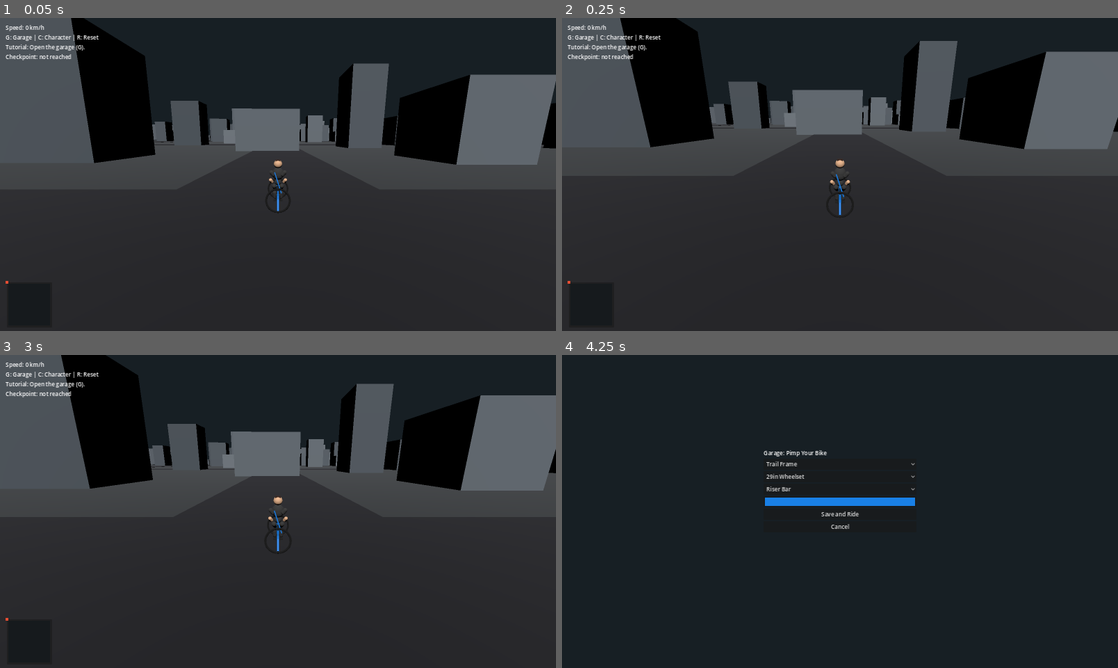
Above: before the commit, frames 1-4 (two rows, left to right).
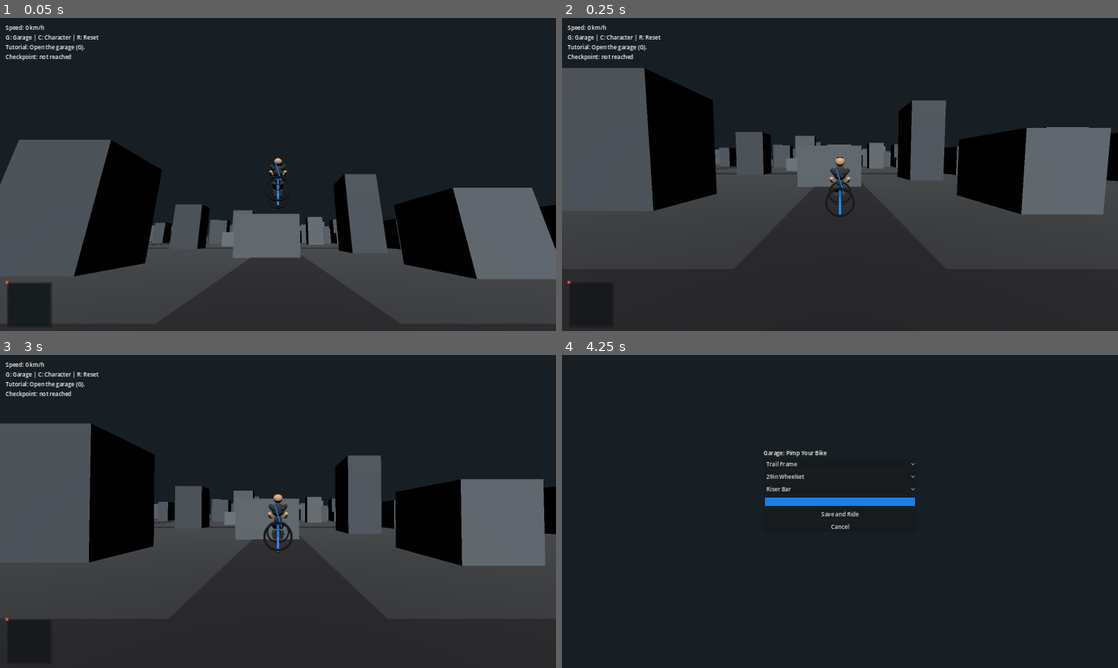
Above: after the commit, the same moments.

Repository: schumannd/bikesim
Game: Godot game, scene res://scenes/Main.tscn
The game is run twice, just before and just after one commit, with the same random seed, the same clock (stepped at 60 frames per second) and the same inputs.
Inputs:
- Up to frame 1 (0.05 s): no input
- Up to frame 2 (0.25 s): no input
- Up to frame 3 (3 s): hold D (steer_right) 0.53-1.25 s; tap C (open_character_customization) at 0.6 s; click "Casual" at 1.25 s; click "Short" at 2 s; click "Cancel" at 2.75 s
- Up to frame 4 (4.25 s): hold Space (brake) from 3.53 s (still down); tap G (open_garage) at 3.6 s

The runs differ from the first frame. In frame 1, 62% of the frame differs, in the area x 0-100%, y 0-96%; in frame 2, 34%; in frame 3, 41%; in frame 4, nothing differs.

Commit message:
Harden anti-fall behavior with ground clamp and recovery reset.
Expand the moving safety collider to a much larger ground-level support area and add a low-Y recovery reset in bike physics so the player cannot fall indefinitely even under extreme streaming edge cases.

Co-authored-by: Cursor <cursoragent@cursor.com>

Diff:
--- a/scripts/BikeController.gd
+++ b/scripts/BikeController.gd
@@ -8,6 +8,7 @@
 
 var speed: float = 0.0
 var reset_position: Vector3 = Vector3(0, 1.2, 0)
+var hard_floor_recover_y: float = -12.0
 
 func _physics_process(delta: float) -> void:
 	var throttle := Input.get_action_strength("move_forward") - Input.get_action_strength("move_backward")
@@ -25,6 +26,11 @@
 	velocity.z = forward.z * speed
 	velocity.y -= gravity * delta
 	move_and_slide()
+	if global_position.y < hard_floor_recover_y:
+		# Final fail-safe in case physics ever slips through streamed terrain.
+		global_position = reset_position + Vector3.UP * 0.6
+		velocity = Vector3.ZERO
+		speed = 0.0
 
 	if Input.is_action_just_pressed("quick_reset"):
 		global_position = reset_position
--- a/scripts/ProceduralCity.gd
+++ b/scripts/ProceduralCity.gd
@@ -5,7 +5,7 @@
 @export var load_radius: int = 4
 @export var unload_radius: int = 6
 @export var look_ahead_seconds: float = 3.0
-@export var safety_ground_size: float = 280.0
+@export var safety_ground_size: float = 2000.0
 
 var _loaded_chunks: Dictionary = {}
 var _bike: Node3D
@@ -186,7 +186,7 @@
 
 	var shape_node := CollisionShape3D.new()
 	var shape := BoxShape3D.new()
-	shape.size = Vector3(safety_ground_size, 2.0, safety_ground_size)
+	shape.size = Vector3(safety_ground_size, 12.0, safety_ground_size)
 	shape_node.shape = shape
 	_safety_ground.add_child(shape_node)
 
@@ -194,7 +194,7 @@
 	var mesh := BoxMesh.new()
 	mesh.size = Vector3(safety_ground_size, 0.5, safety_ground_size)
 	mesh_instance.mesh = mesh
-	mesh_instance.position = Vector3(0.0, -0.75, 0.0)
+	mesh_instance.position = Vector3(0.0, -5.5, 0.0)
 	var mat := StandardMaterial3D.new()
 	mat.albedo_color = Color(0.2, 0.22, 0.24, 1.0)
 	mat.roughness = 1.0
@@ -205,6 +205,6 @@
 	if _safety_ground == null:
 		return
 	if _bike != null:
-		_safety_ground.global_position = Vector3(_bike.global_position.x, -3.0, _bike.global_position.z)
+		_safety_ground.global_position = Vector3(_bike.global_position.x, 0.0, _bike.global_position.z)
 	else:
-		_safety_ground.global_position = Vector3(0.0, -3.0, 0.0)
+		_safety_ground.global_position = Vector3(0.0, 0.0, 0.0)
